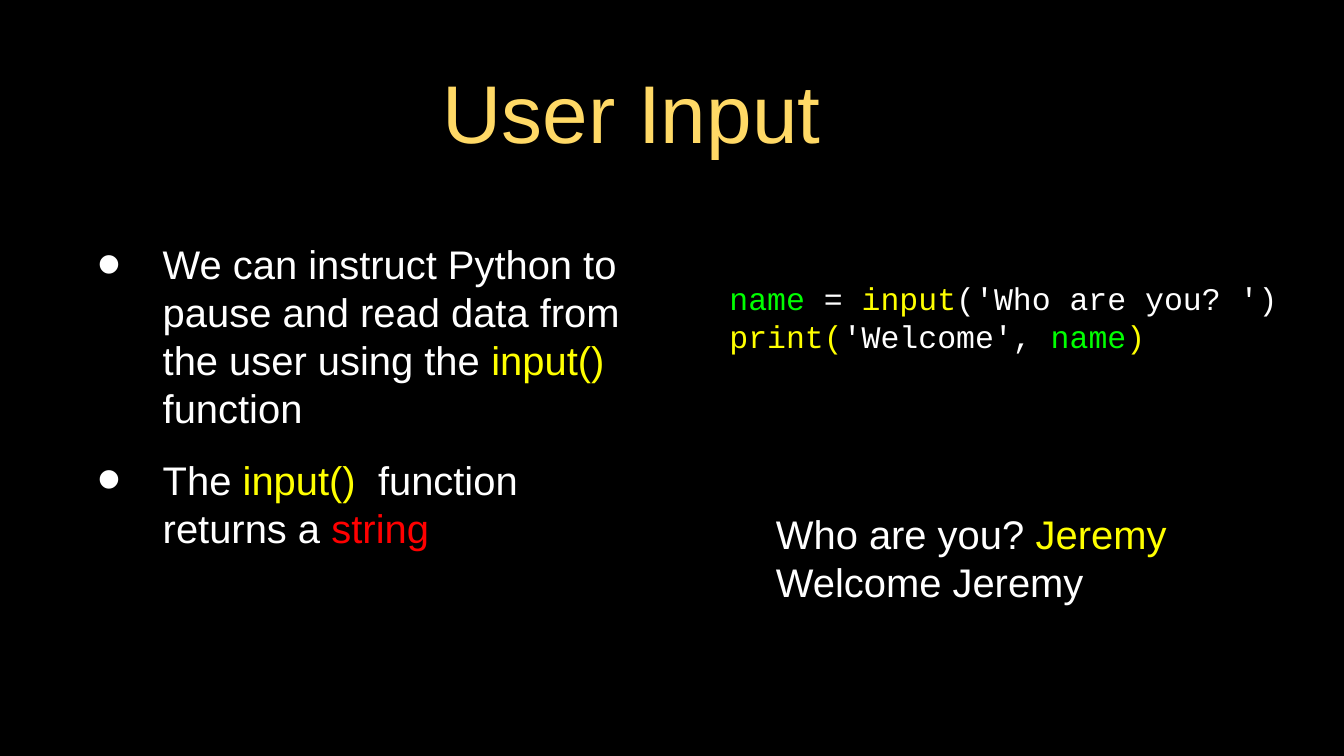
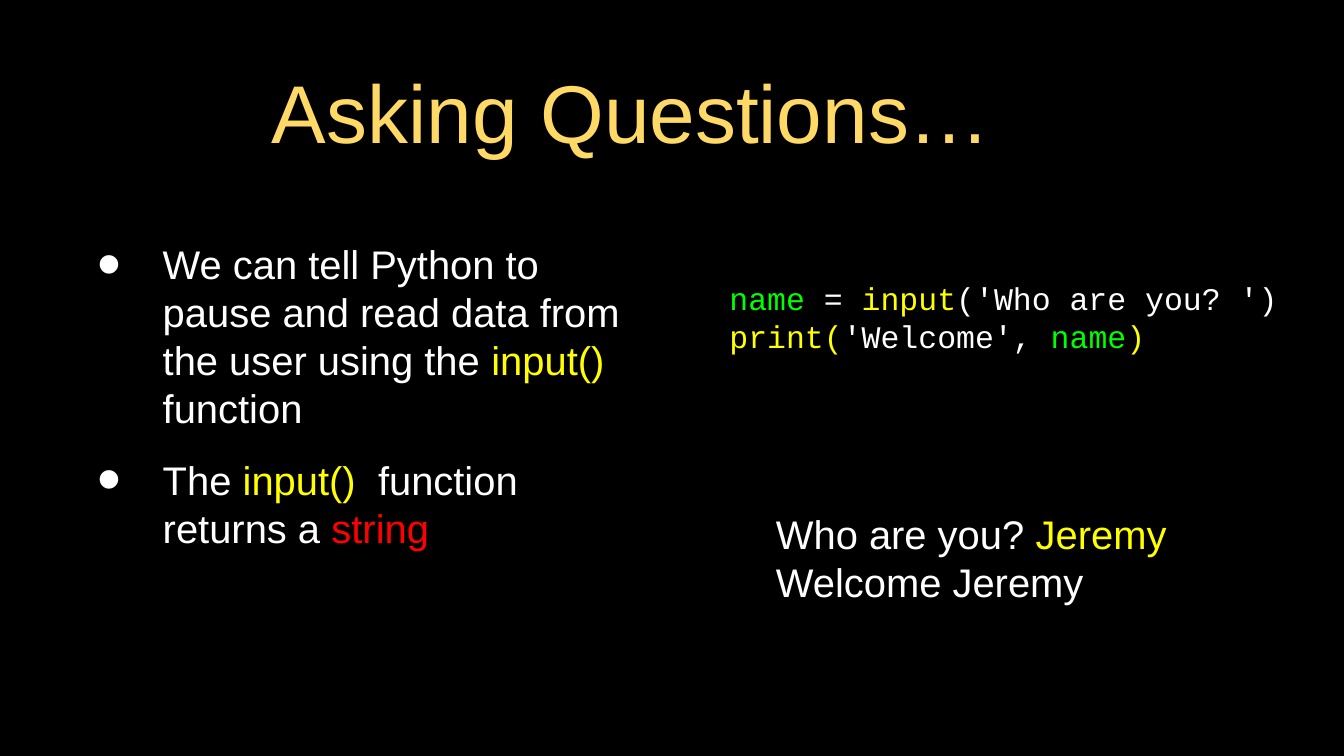
Before and after one commit to jeremypedersen/pythonlearn, a slide deck: slide 25 of slides/Pythonlearn-02-ExpressionsAndConditionals.pptx (slide 26 before the commit). Drawn at 1344x756 pixels with LibreOffice and Linux fonts; fonts in the diff are those of the drawing. Boxes give left, top, right and bottom in pixels: in the first picture for what was removed or moved away, otherwise in the second. Text is boxed around its words. In the diff, an @@ line names an element or a change of style, - is before the commit and + after.

```diff
--- a/slides/Pythonlearn-02-ExpressionsAndConditionals.pptx
+++ b/slides/Pythonlearn-02-ExpressionsAndConditionals.pptx
@@ title at [272,83,990,157]: text changed @@
-User Input
+Asking Questions…
@@ text at [163,250,620,424]: text changed @@
-• We can instruct Python to pause and read data from the user using the input() function
+• We can tell Python to pause and read data from the user using the input() function
```
Also in this commit, not shown: 6 other slides changed, 5 slides added, 12 slides removed, 2 other files.
